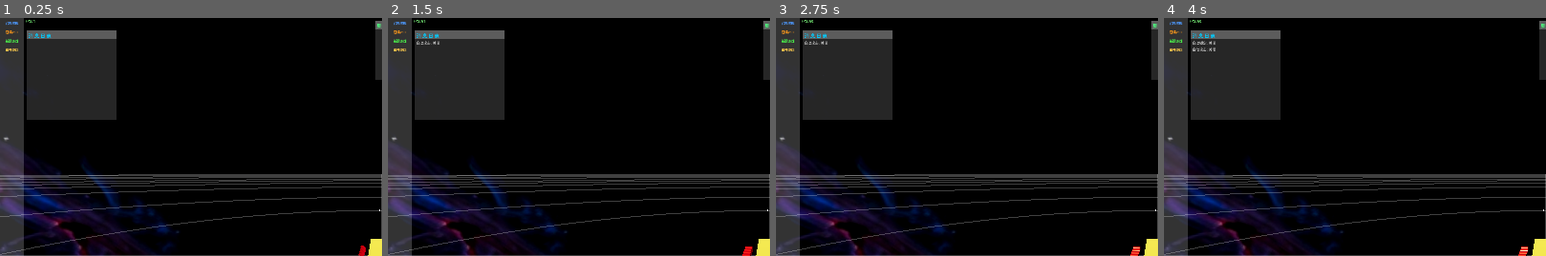
Above: before the commit, frames 1-4 (left to right).
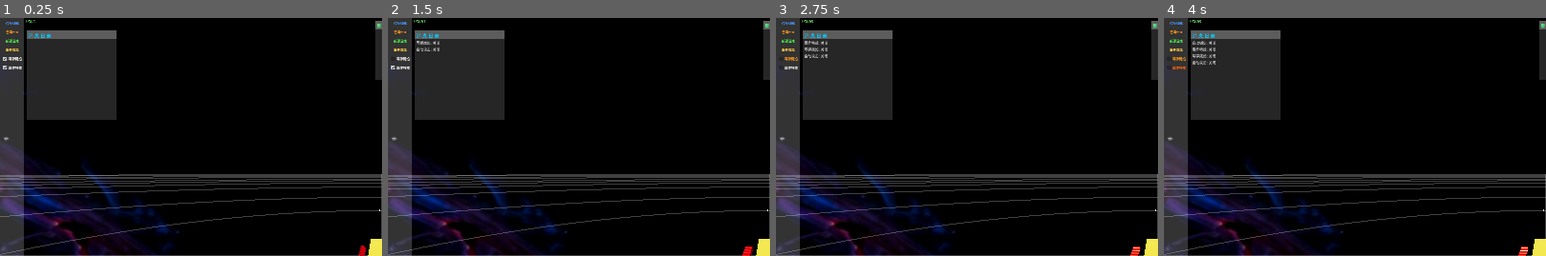
Above: after the commit, the same moments.

Repository: ZhanXuzhao/space-war
Game: Godot game, scene res://scenes/main.tscn
Same seed, same stepped clock (60 frames per second), same inputs: the game is played once before the commit and once after it. The engine's default icon, where the game draws it, is replaced by a stand-in: a white triangle on a blue panel in a dark square.
Inputs (mouse positions are % of the whole screen's width and height, from its top left):
- Up to frame 1 (0.25 s): no input
- Up to frame 2 (1.5 s): click "自动攻击" at 0.5 s; click (2, 9) at 1.25 s, where only the run after the commit has a clickable "导弹尾焰"
- Up to frame 3 (2.75 s): click (2, 10) at 2 s, where only the run after the commit has a clickable "爆炸特效"
- Up to frame 4 (4 s): click "自动锁定" at 2.75 s; click "靠近" at 3.5 s
The pictures show only the part of the screen within x 0-50%, y 0-50%; the shares and areas given below are measured in that part.

The runs differ from the first frame. In frame 1, 0.2% of the frame differs, in the area x 0-6%, y 1-22%; in frame 2, 0.3%; in frame 3, 0.4%, in the area x 1-14%, y 1-22%; in frame 4, 0.4%.

Commit message:
增加粒子特效控制菜单

Diff:
--- a/autoload/Global.gd
+++ b/autoload/Global.gd
@@ -23,6 +23,11 @@
 var known_stations: Array[String] = []
 var kill_count: int = 0
 var mining_yield_total: int = 0
+
+## 导弹尾焰可见性（默认开启）
+var missile_trail_visible: bool = true
+## 爆炸特效可见性（默认开启）
+var explosion_visible: bool = true
 
 func _ready() -> void:
 	init_player_data()
--- a/scenes/ui/panels/MenuPanel.tscn
+++ b/scenes/ui/panels/MenuPanel.tscn
@@ -56,3 +56,17 @@
 theme_override_font_sizes/font_size = 11
 text = "重开游戏"
 flat = true
+
+[node name="MissileTrailCheck" type="CheckBox" parent="ButtonList"]
+layout_mode = 2
+theme_override_colors/font_color = Color(1, 0.6, 0.1, 1)
+theme_override_font_sizes/font_size = 11
+button_pressed = true
+text = "导弹尾焰"
+
+[node name="ExplosionCheck" type="CheckBox" parent="ButtonList"]
+layout_mode = 2
+theme_override_colors/font_color = Color(1, 0.4, 0.05, 1)
+theme_override_font_sizes/font_size = 11
+button_pressed = true
+text = "爆炸特效"
--- a/scripts/combat/Missile.gd
+++ b/scripts/combat/Missile.gd
@@ -56,6 +56,23 @@
 ## 创建尾焰和灯光特效（依赖导弹最终尺寸）
 func _setup_effects() -> void:
 	var target_length = missile_size
+
+	# 检查全局设置：是否显示尾焰
+	var g = get_node_or_null("/root/Global")
+	var show_trail = true
+	if g:
+		show_trail = g.missile_trail_visible
+
+	if not show_trail:
+		# 不显示尾焰，但保留灯光
+		_missile_light = OmniLight3D.new()
+		_missile_light.name = "MissileLight"
+		_missile_light.omni_range = target_length * 3.0
+		_missile_light.light_color = Color(1.0, 0.6, 0.1)
+		_missile_light.light_energy = 1.5
+		_missile_light.position.z = target_length * 0.2
+		add_child(_missile_light)
+		return
 
 	# ---- 1. 尾焰粒子 ----
 	_tail_flame = GPUParticles3D.new()
@@ -140,8 +157,11 @@
 		_tail_flame.emitting = false
 		_tail_flame.one_shot = true
 
-	# 等尾焰粒子生命周期结束后再销毁
-	await get_tree().create_timer(0.5).timeout
+	# 等尾焰粒子生命周期结束后再销毁（若无尾焰则直接销毁）
+	if _tail_flame:
+		await get_tree().create_timer(0.5).timeout
+	else:
+		await get_tree().process_frame
 	queue_free()
 
 func _process(delta: float) -> void:
--- a/scripts/combat/Projectile.gd
+++ b/scripts/combat/Projectile.gd
@@ -62,6 +62,10 @@
 func _spawn_hit_explosion() -> void:
 	## 命中爆炸特效
 	## 优先使用 explosion_effect（由 WeaponData 配置），否则使用默认 Explosion 场景
+	# 检查全局设置：是否显示爆炸特效
+	var g = get_node_or_null("/root/Global")
+	if g and not g.explosion_visible:
+		return
 	var explosion_scene: PackedScene = null
 
 	if explosion_effect:
--- a/scripts/ships/Ship.gd
+++ b/scripts/ships/Ship.gd
@@ -965,6 +965,10 @@
 func _spawn_explosion() -> void:
 	## 创建爆炸特效
 	## 根据船型和阵营自动选择大小和颜色
+	# 检查全局设置：是否显示爆炸特效
+	var g = get_node_or_null("/root/Global")
+	if g and not g.explosion_visible:
+		return
 	var explosion_scene = preload("res://scenes/effects/Explosion.tscn")
 	if not explosion_scene:
 		return
--- a/scripts/ui/HUD.gd
+++ b/scripts/ui/HUD.gd
@@ -31,6 +31,8 @@
 @export var fps_label: Label
 @export var auto_lock_check: CheckBox
 @export var auto_attack_check: CheckBox
+@export var missile_trail_check: CheckBox
+@export var explosion_check: CheckBox
 @export var message_log: VBoxContainer
 @export var context_menu: OverviewContextMenu
 @export var spawn_button: Button
@@ -72,6 +74,8 @@
 const AUTO_ATTACK_INTERVAL: float = 1.0
 var _auto_lock_enabled: bool = true
 var _auto_attack_enabled: bool = true
+var _missile_trail_enabled: bool = true
+var _explosion_enabled: bool = true
 
 var player_ship: Ship = null
 var _player_controller: Node = null
@@ -148,6 +152,15 @@
 		auto_lock_check.toggled.connect(_on_auto_lock_toggled)
 	if auto_attack_check:
 		auto_attack_check.toggled.connect(_on_auto_attack_toggled)
+	# 手动查找导弹尾焰勾选框（位于左侧菜单栏）
+	if not missile_trail_check:
+		missile_trail_check = get_node_or_null("MenuPanel/ButtonList/MissileTrailCheck") as CheckBox
+	if missile_trail_check:
+		missile_trail_check.toggled.connect(_on_missile_trail_toggled)
+	if not explosion_check:
+		explosion_check = get_node_or_null("MenuPanel/ButtonList/ExplosionCheck") as CheckBox
+	if explosion_check:
+		explosion_check.toggled.connect(_on_explosion_toggled)
 	# 手动查找帧率标签
 	if not fps_label:
 		fps_label = get_node_or_null("FPSLabel") as Label
@@ -1376,6 +1389,34 @@
 		# 关闭时清除所有武器的目标分配
 		_clear_all_weapon_assignments()
 		add_message("自动攻击: 关闭", Color(0.7, 0.7, 0.7))
+	_save_panel_layout()
+
+## ====== 导弹尾焰 ======
+
+func _on_missile_trail_toggled(button_pressed: bool) -> void:
+	_missile_trail_enabled = button_pressed
+	# 更新全局变量
+	var g = get_node("/root/Global")
+	if g:
+		g.missile_trail_visible = button_pressed
+	if button_pressed:
+		add_message("导弹尾焰: 开启", Color(1, 0.6, 0.1))
+	else:
+		add_message("导弹尾焰: 关闭", Color(0.7, 0.7, 0.7))
+	_save_panel_layout()
+
+## ====== 爆炸特效 ======
+
+func _on_explosion_toggled(button_pressed: bool) -> void:
+	_explosion_enabled = button_pressed
+	# 更新全局变量
+	var g = get_node("/root/Global")
+	if g:
+		g.explosion_visible = button_pressed
+	if button_pressed:
+		add_message("爆炸特效: 开启", Color(1, 0.4, 0.05))
+	else:
+		add_message("爆炸特效: 关闭", Color(0.7, 0.7, 0.7))
 	_save_panel_layout()
 
 ## 自动锁定：扫描附近敌对飞船并锁定
@@ -1566,23 +1607,38 @@
 		cfg.set_value("MessageLog", "offset_top", msg_log.offset_top)
 		cfg.set_value("MessageLog", "offset_right", msg_log.offset_right)
 		cfg.set_value("MessageLog", "offset_bottom", msg_log.offset_bottom)
-	# 保存自动锁定/攻击勾选状态
+	# 保存自动锁定/攻击/导弹尾焰勾选状态
 	if auto_lock_check:
 		cfg.set_value("AutoSettings", "auto_lock", auto_lock_check.button_pressed)
 	if auto_attack_check:
 		cfg.set_value("AutoSettings", "auto_attack", auto_attack_check.button_pressed)
+	if missile_trail_check:
+		cfg.set_value("AutoSettings", "missile_trail", missile_trail_check.button_pressed)
+	if explosion_check:
+		cfg.set_value("AutoSettings", "explosion", explosion_check.button_pressed)
 	cfg.save(PANEL_SAVE_PATH)
 
 func _load_panel_layout() -> void:
 	var cfg = ConfigFile.new()
 	if cfg.load(PANEL_SAVE_PATH) != OK:
-		# 没有存档：自动锁定/攻击默认开启
+		# 没有存档：自动锁定/攻击/导弹尾焰/爆炸特效默认开启
 		_auto_lock_enabled = true
 		_auto_attack_enabled = true
+		_missile_trail_enabled = true
+		_explosion_enabled = true
 		if auto_lock_check:
 			auto_lock_check.set_pressed_no_signal(true)
 		if auto_attack_check:
 			auto_attack_check.set_pressed_no_signal(true)
+		if missile_trail_check:
+			missile_trail_check.set_pressed_no_signal(true)
+		if explosion_check:
+			explosion_check.set_pressed_no_signal(true)
+		# 同步全局变量
+		var g = get_node("/root/Global")
+		if g:
+			g.missile_trail_visible = true
+			g.explosion_visible = true
 		return
 	var overview = get_node_or_null("OverviewPanel")
 	var target = get_node_or_null("TargetPanel")
@@ -1627,7 +1683,7 @@
 			msg_log.offset_right = cfg.get_value("MessageLog", "offset_right")
 			msg_log.offset_bottom = cfg.get_value("MessageLog", "offset_bottom")
 
-	# 加载自动锁定/攻击勾选状态
+	# 加载自动锁定/攻击/导弹尾焰/爆炸特效勾选状态
 	if cfg.has_section_key("AutoSettings", "auto_lock"):
 		var val = cfg.get_value("AutoSettings", "auto_lock", false)
 		_auto_lock_enabled = val
@@ -1638,6 +1694,24 @@
 		_auto_attack_enabled = val
 		if auto_attack_check:
 			auto_attack_check.set_pressed_no_signal(val)
+	if cfg.has_section_key("AutoSettings", "missile_trail"):
+		var val = cfg.get_value("AutoSettings", "missile_trail", true)
+		_missile_trail_enabled = val
+		if missile_trail_check:
+			missile_trail_check.set_pressed_no_signal(val)
+		# 同步全局变量
+		var g = get_node("/root/Global")
+		if g:
+			g.missile_trail_visible = val
+	if cfg.has_section_key("AutoSettings", "explosion"):
+		var val = cfg.get_value("AutoSettings", "explosion", true)
+		_explosion_enabled = val
+		if explosion_check:
+			explosion_check.set_pressed_no_signal(val)
+		# 同步全局变量
+		var g = get_node("/root/Global")
+		if g:
+			g.explosion_visible = val
 
 ## ====== 消息与信息 ======
 
--- a/scripts/world/Asteroid.gd
+++ b/scripts/world/Asteroid.gd
@@ -62,6 +62,10 @@
 
 ## 开采耗竭时产生小爆炸
 func _spawn_depleted_explosion() -> void:
+	# 检查全局设置：是否显示爆炸特效
+	var g = get_node_or_null("/root/Global")
+	if g and not g.explosion_visible:
+		return
 	var explosion_scene = preload("res://scenes/effects/Explosion.tscn")
 	if not explosion_scene:
 		return
